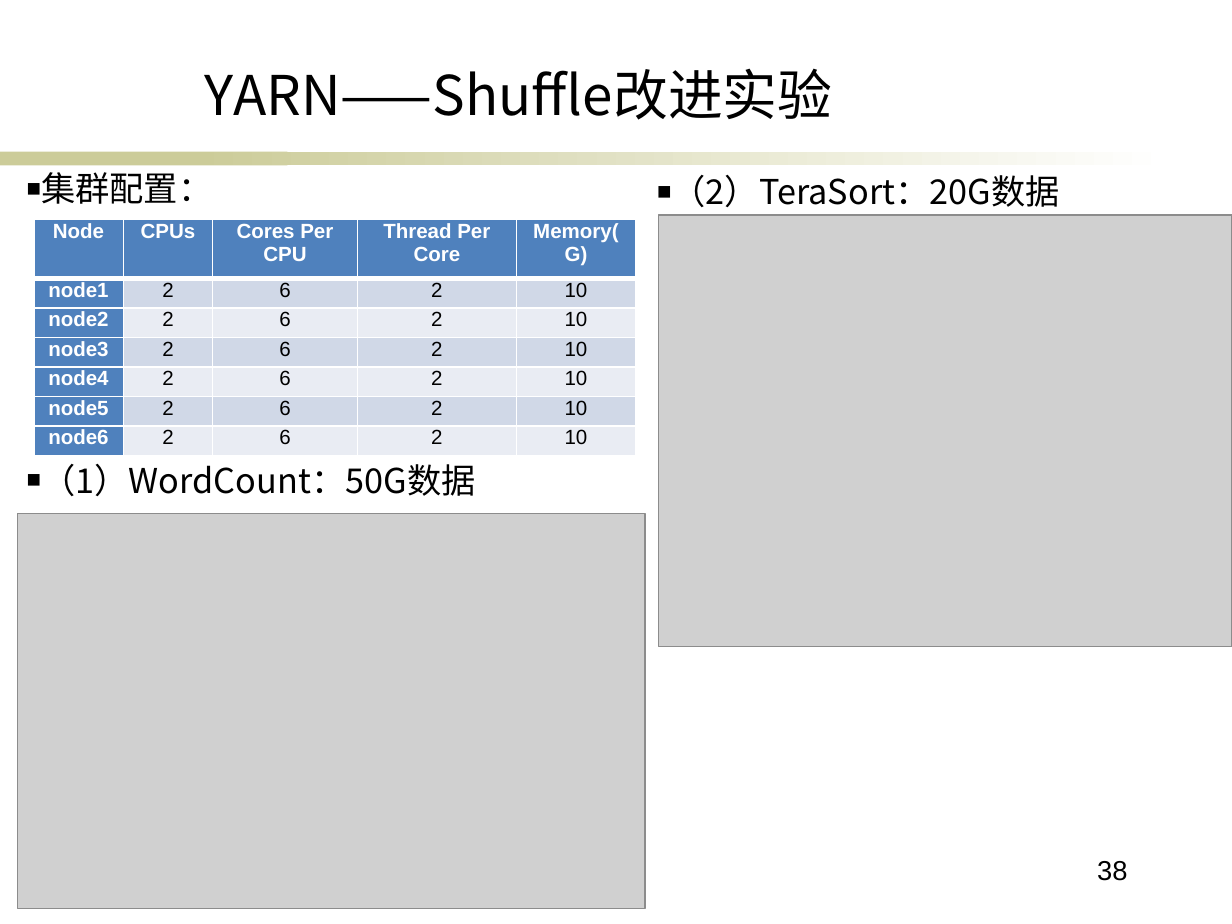
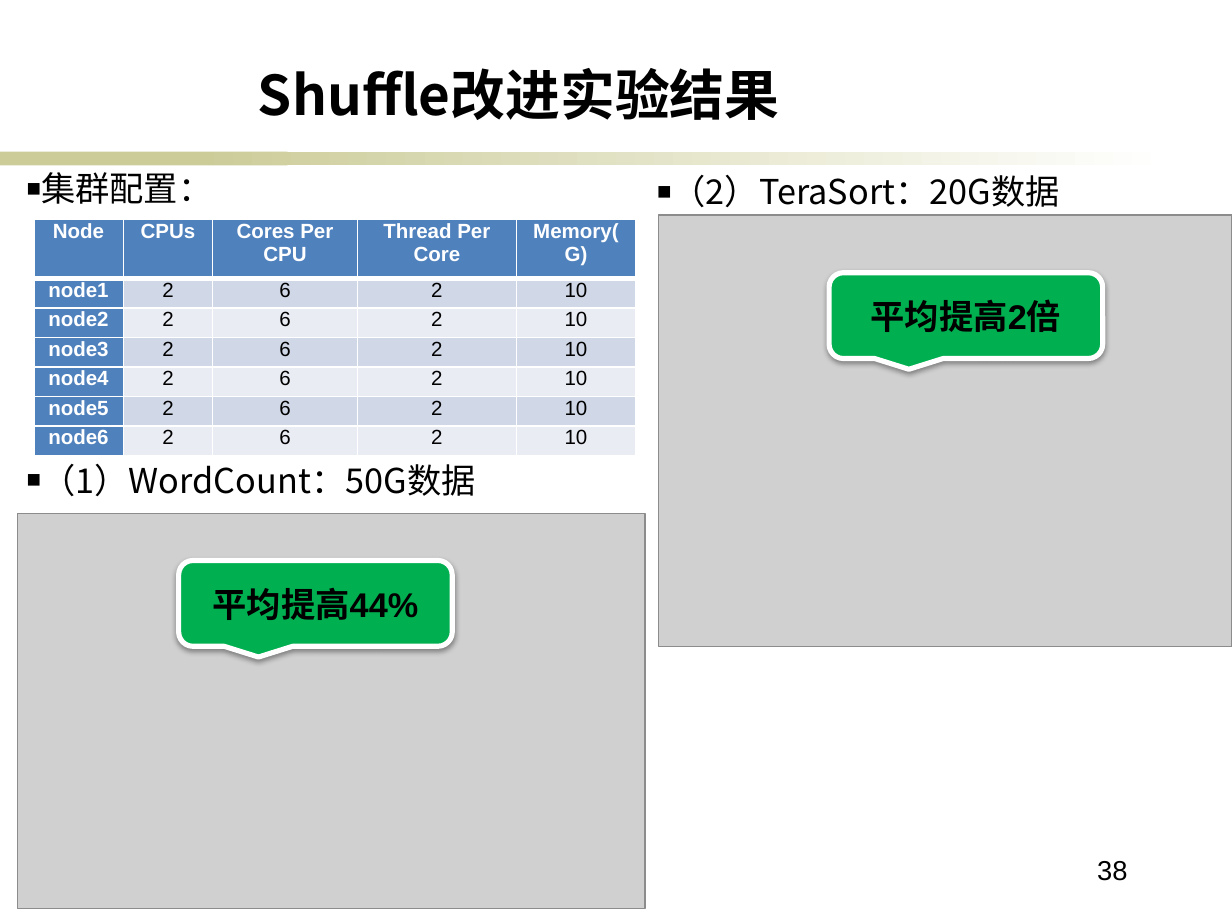
Before and after one commit to ericsonyc/paper, a slide deck: slide 38 of 毕业答辩.pptx. Drawn at 1232x924 pixels with LibreOffice and Linux fonts; fonts in the diff are those of the drawing; grey boxes stand for pictures; background and template pictures are left out. Boxes give left, top, right and bottom in pixels: in the first picture for what was removed or moved away, otherwise in the second. Text is boxed around its words. In the diff, an @@ line names an element or a change of style, - is before the commit and + after.

```diff
--- a/毕业答辩.pptx
+++ b/毕业答辩.pptx
@@ text at [258,68,779,120]: text changed; bold on @@
-YARN——Shuffle改进实验
+Shuffle改进实验结果
@@ rounded speech box added at [829,272,1103,359], fill #00B050, outline #FFFFFF 3 pt, 20 pt, text #000000, bold @@
+平均提高2倍
@@ rounded speech box added at [179,561,452,647], fill #00B050, outline #FFFFFF 3 pt, 20 pt, text #000000, bold @@
+平均提高44%
```
Also in this commit, not shown: 15 other slides changed, 5 slides added, 2 slides removed, 2 other files.
